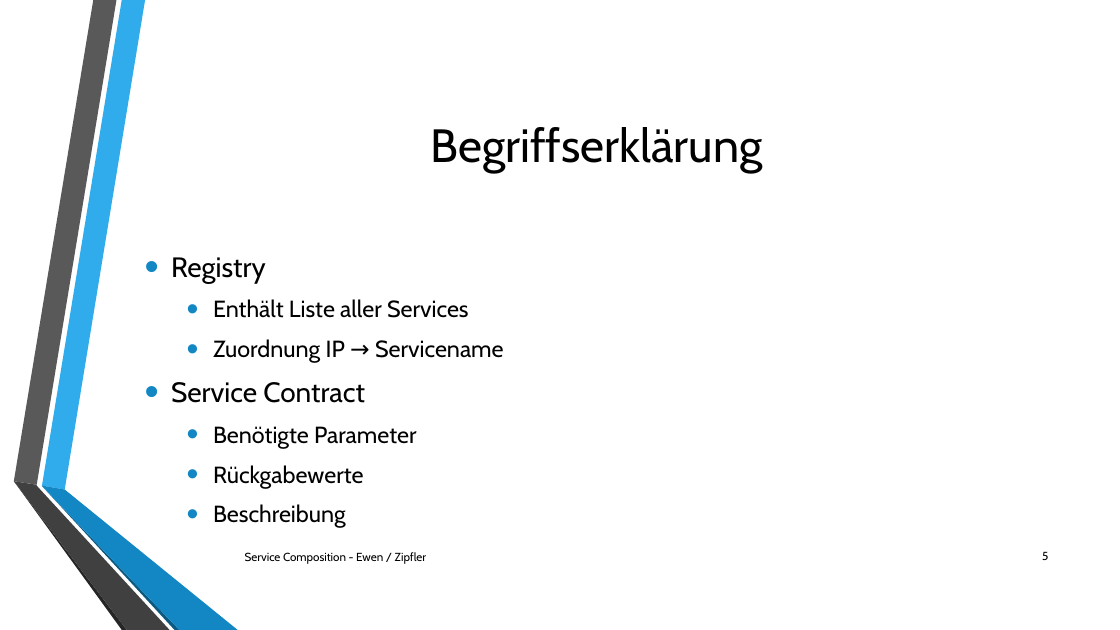
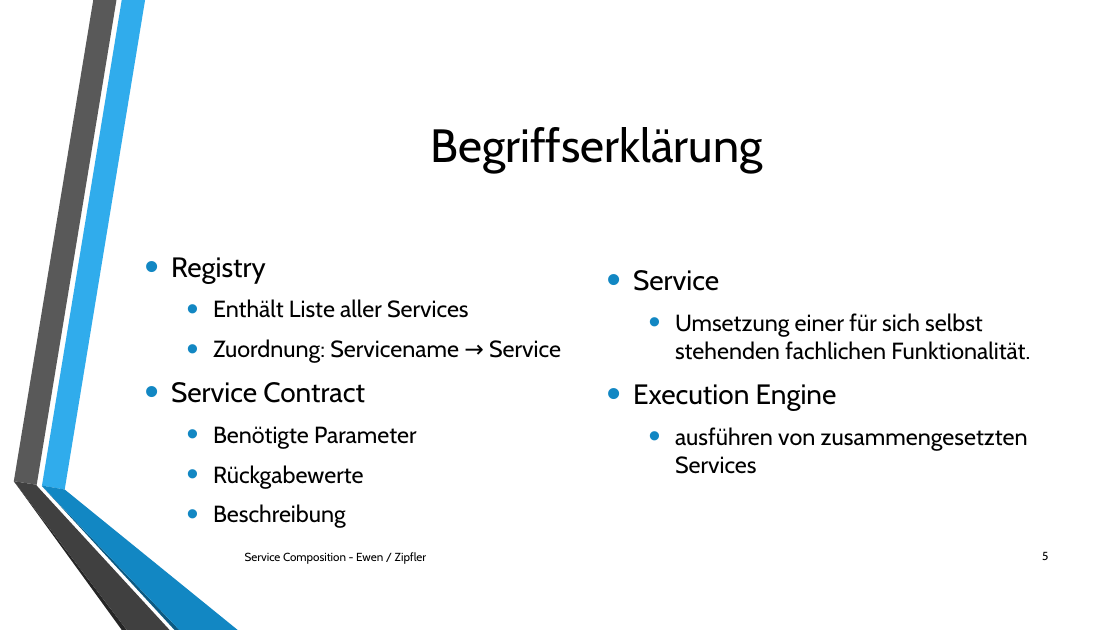
Before and after one commit to jzipfler/HTW-SwArchitektur, a slide deck: slide 5 of doc/slides.pptx. Drawn at 1120x630 pixels with LibreOffice and Linux fonts; fonts in the diff are those of the drawing; background and template pictures are left out. Boxes give left, top, right and bottom in pixels: in the first picture for what was removed or moved away, otherwise in the second. Text is boxed around its words. In the diff, an @@ line names an element or a change of style, - is before the commit and + after.

Commit message:
update slides

```diff
--- a/doc/slides.pptx
+++ b/doc/slides.pptx
@@ text added at <box>633,270,1030,474</box>, 20 pt, text #000000 @@
+• Service
+  • Umsetzung einer für sich selbst stehenden fachlichen Funktionalität.
+• Execution Engine
+  • ausführen von zusammengesetzten Services
@@ text at <box>213,339,561,363</box>: text changed @@
-  • Zuordnung IP → Servicename
+  • Zuordnung: Servicename → Service
```
Also in this commit, not shown: 4 other slides changed, 3 other files.
